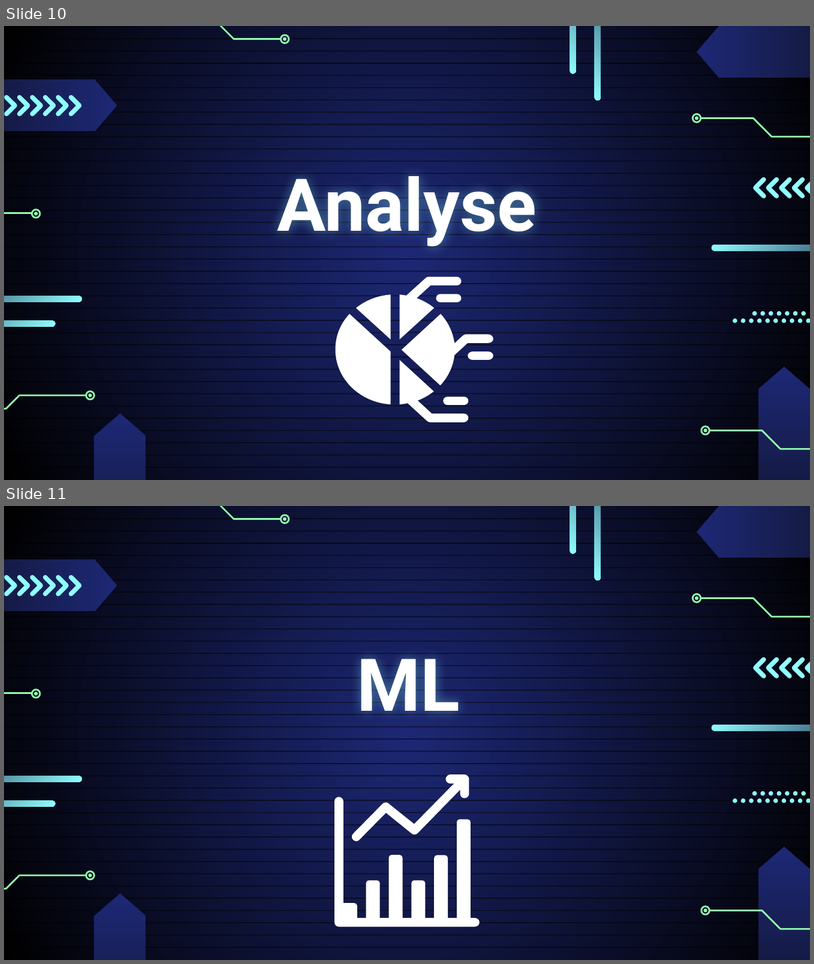
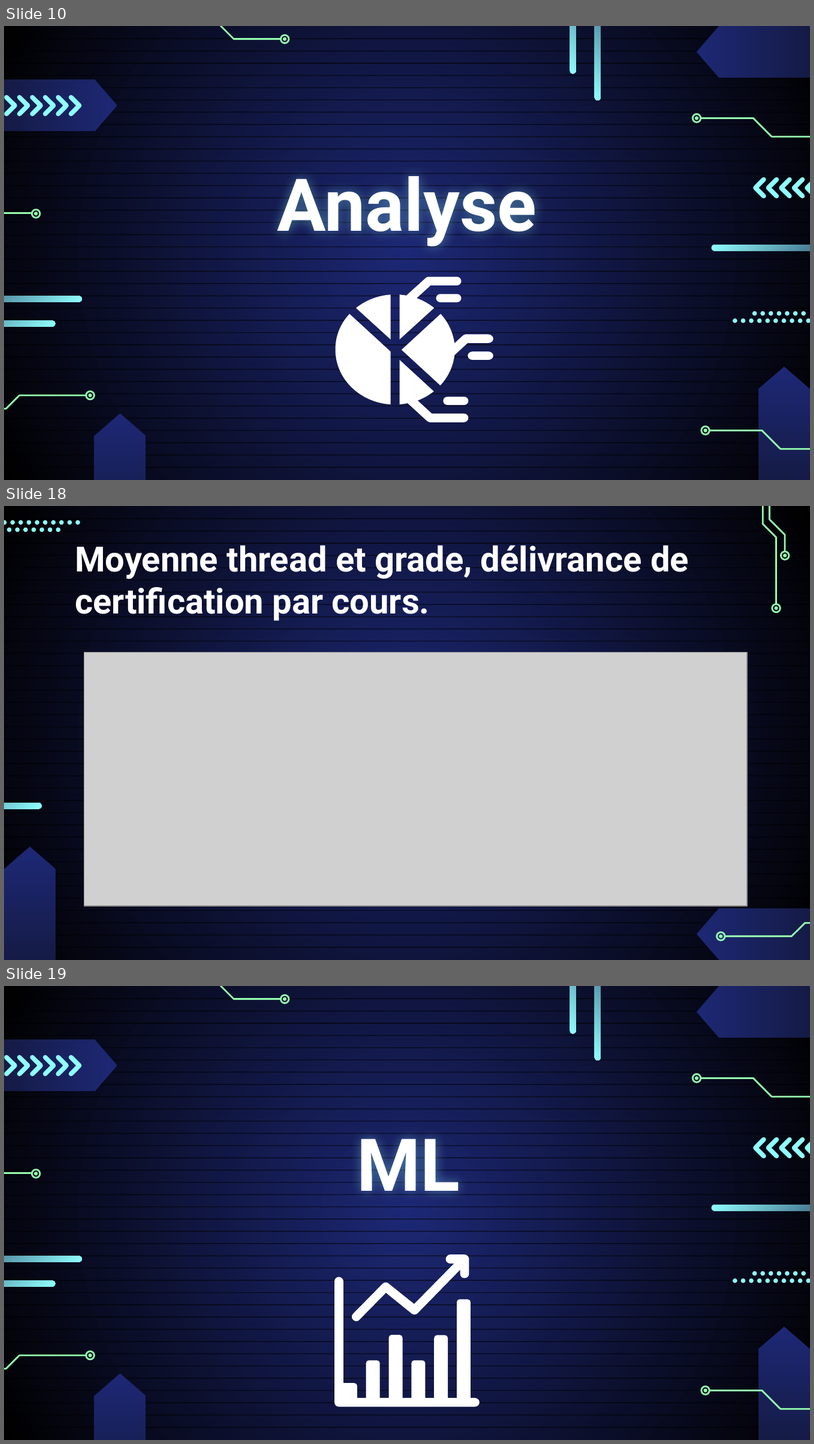
Before and after one commit to data-IA-2022/MOOC_Group6_Evelyne_Manu, a slide deck: MOOC_manuel_evelyne.pptx. Shown one above the other, each under a label of ours: slides 10 and 11 before the commit, slides 10, 18 and 19 after it; the slides between them are not shown. The pictures are 814x964 and 814x1444 pixels, drawn with LibreOffice and Linux fonts; fonts in the diff are those of the drawing; grey boxes stand for pictures. Boxes give left, top, right and bottom in pixels: in the first picture for what was removed or moved away, otherwise in the second. Text is boxed around its words. In the diff, an @@ line names an element or a change of style, - is before the commit and + after.

```diff
--- a/MOOC_manuel_evelyne.pptx
+++ b/MOOC_manuel_evelyne.pptx
@@ slide 18 added at [4, 506, 810, 960], background gradient #1D2875 to #000000; not listed: 36 template elements that a slide beside it also shows @@
@@ group added at [4, 520, 81, 532]: 17 ellipses @@
@@ group added at [763, 506, 789, 612]: 6 freeform shapes @@
@@ title added at [75, 543, 689, 621], 31 pt, text #FFFFFF, bold @@
+Moyenne thread et grade, délivrance de certification par cours.
@@ picture added at [84, 652, 747, 905] @@
@@ rounded rectangle added at [4, 803, 41, 808], fill gradient #151B46 to #8FFFFF @@
@@ flow chart offpage connector added at [4, 846, 56, 959], fill gradient #1D2875 to #151B46 @@
@@ flow chart offpage connector added at [696, 907, 810, 959], fill gradient #1D2875 to #151B46 @@
@@ freeform shape added at [717, 932, 725, 940], outline #95FFAE 1.5 pt @@
@@ freeform shape added at [719, 934, 723, 938], fill #95FFAE @@
@@ freeform shape added at [726, 923, 810, 936], outline #95FFAE 1.5 pt @@
@@ what was slide 11 is now slide 19 @@
```
Also in this commit, not shown: 9 slides changed, 13 other slides added, 9 other files.
